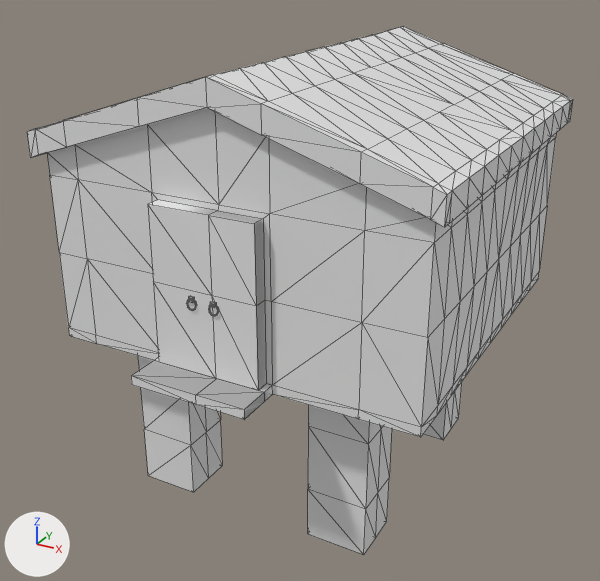
An edit to the OBJ model resources/geometry/storeHouse/storehouse.obj, drawn before and after from the same camera.
Rendered twice from a 50 mm camera at (1.75, -3.4, 2.08) aimed at (-0.04, -0.15, 0.45). Every picture has the same lights, and +X, +Y and +Z are marked at lower left. Mesh edges are drawn as thin lines. Where no turn or scale is listed for an object, it has been applied to the vertices. Vertices at the same position are counted once.

In view in the first picture: 'storehouse'.
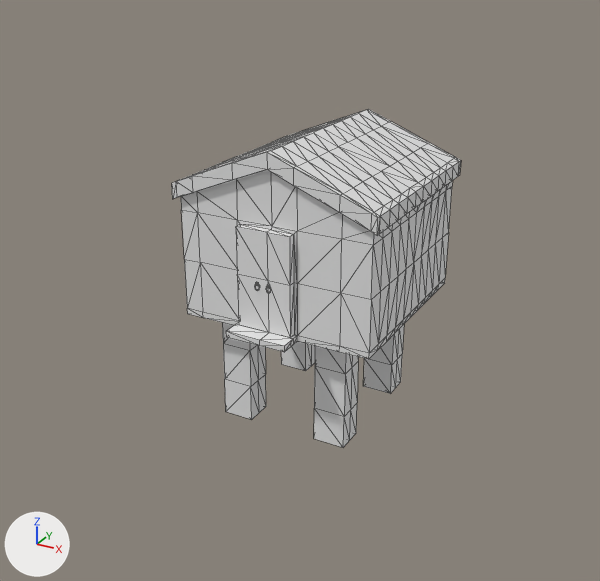
Commit message: made storehouse model

Changed parts and their boxes [x1, y1, x2, y2] in the pictures (600 x 581 px; the box of a moved part takes in the faces that stretch with it):
'storehouse', reshaped (47% narrower, 36% shorter)
    before: [27, 26, 573, 554]
    after: [172, 109, 461, 447]
part 1 of me_storehouse, moved or reshaped (not visible afterwards)
    before: [188, 296, 194, 303]
part 2 of me_storehouse, moved or reshaped (not visible afterwards)
    before: [186, 300, 197, 311]
part 3 of me_storehouse, moved or reshaped
    before: [208, 305, 219, 316]
    after: [266, 287, 271, 293]
part 4 of me_storehouse, moved or reshaped (not visible afterwards)
    before: [210, 301, 216, 308]
part 5 of me_storehouse, added
    after: [172, 109, 461, 447]
part 6 of me_storehouse, deleted
    before: [27, 26, 573, 554]

Diff of the bpy script that builds the scene:
```diff
--- a/resources/geometry/storeHouse/storehouse.obj.py
+++ b/resources/geometry/storeHouse/storehouse.obj.py
@@ me_storehouse @@
 # used by ob_storehouse; location = (0.0, 0.0, 0.0)
-me_storehouse.from_pydata(...)  # 708 vertices, 1382 faces; spans x -0.92..0.92, y -1.09..0.92, z -0.54..1.58
+me_storehouse.from_pydata(...)  # 708 vertices, 1398 faces; spans x -0.51..0.51, y -0.6..0.5, z -0.22..1.22
+# me_storehouse part 1: the loose piece of 8 vertices spanning x -0.11..-0.09, y -0.95..-0.93, z 0.69..0.71 is moved by (0.05, 0.42, -0.08)
+# me_storehouse part 2: the loose piece of 100 vertices spanning x -0.13..-0.08, y -0.95..-0.94, z 0.66..0.7 is scaled about its middle by (0.548, 0.548, 0.678), then moved by (0.05, 0.43, -0.08)
+# me_storehouse part 3: the loose piece of 100 vertices spanning x -0.02..0.03, y -0.95..-0.94, z 0.66..0.7 is scaled about its middle by (0.548, 0.548, 0.678), then moved by (0.0, 0.43, -0.08)
+# me_storehouse part 4: the loose piece of 8 vertices spanning x -0.01..0.01, y -0.95..-0.93, z 0.69..0.71 is moved by (0.0, 0.42, -0.08)
+# me_storehouse part 5: a new loose piece of 492 vertices spanning x -0.51..0.51, y -0.6..0.5, z -0.22..1.22
+# me_storehouse part 6: 492 vertices removed from x -0.92..0.92, y -1.09..0.92, z -0.54..1.58
```
